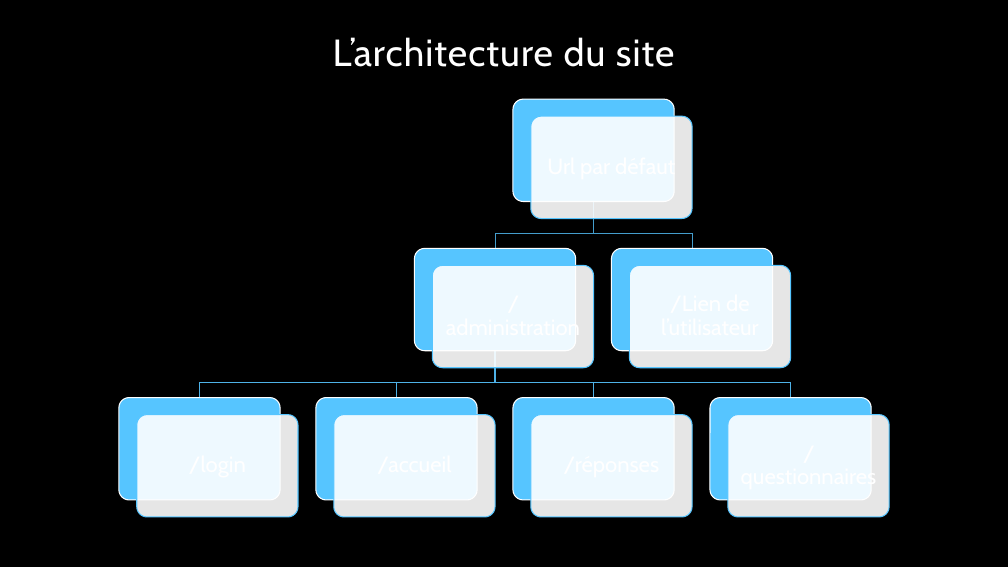
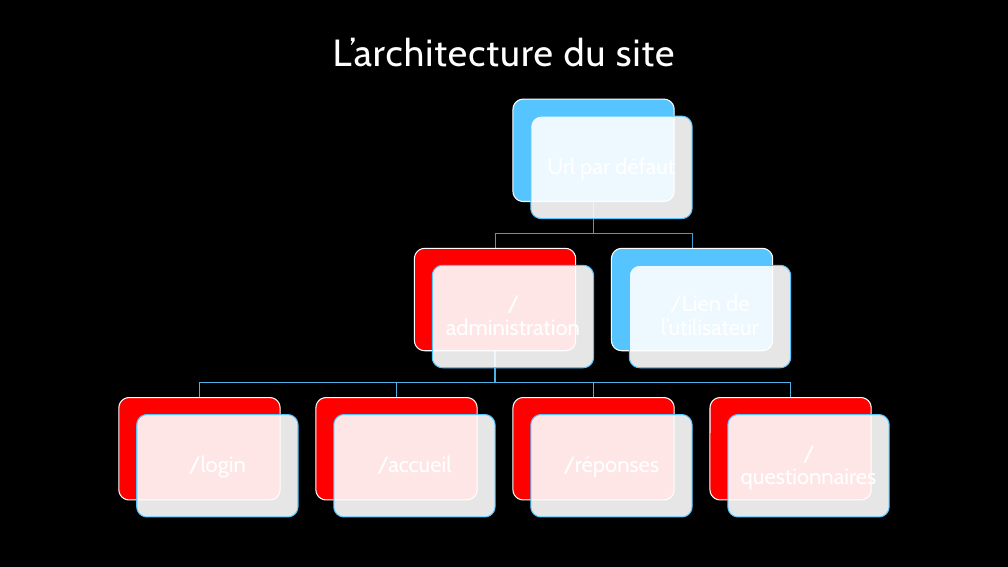
Before and after one commit to NicolasEhrhard/bigscreen, a slide deck: slide 10 of PFE - Copie.pptx (slide 11 before the commit). Drawn at 1008x567 pixels with LibreOffice and Linux fonts; fonts in the diff are those of the drawing; background and template pictures are left out. Boxes give left, top, right and bottom in pixels: in the first picture for what was removed or moved away, otherwise in the second. Text is boxed around its words. In the diff, an @@ line names an element or a change of style, - is before the commit and + after.

```diff
--- a/PFE - Copie.pptx
+++ b/PFE - Copie.pptx
@@ fill #56C5FF to #FF0000 in 5 elements at (414, 249, 575, 351), (316, 398, 477, 500), (513, 398, 674, 500), (710, 398, 871, 500), (119, 398, 280, 500) @@
```
Also in this commit, not shown: 4 other slides changed, 1 slide added, 2 slides removed, 6 other files.
